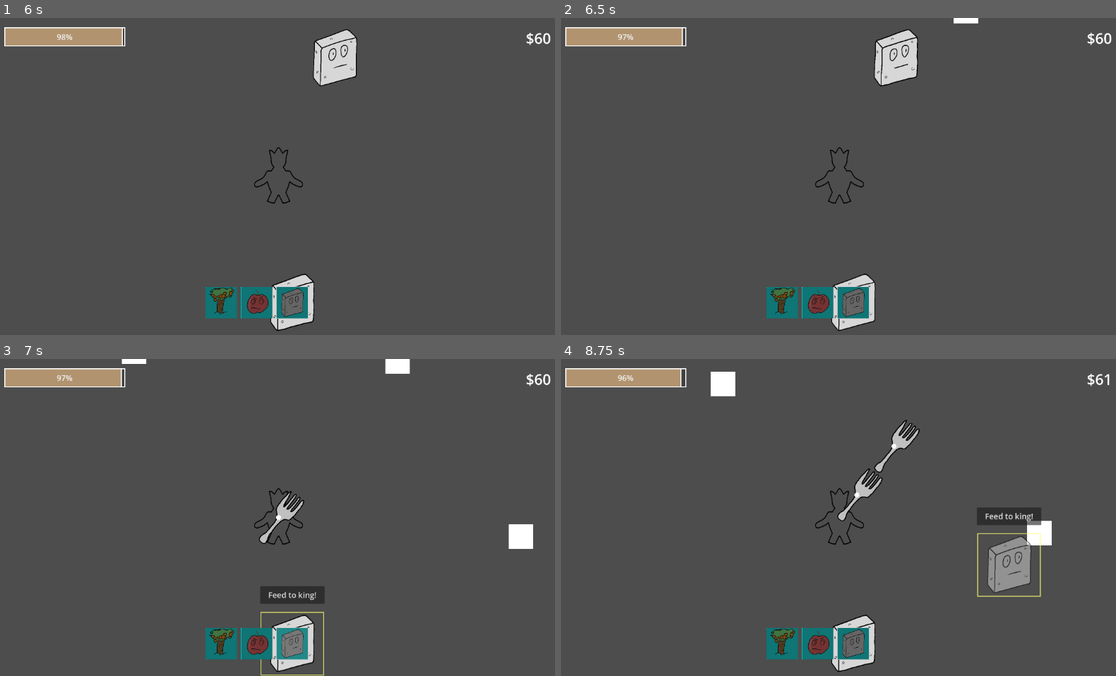
Above: before the commit, frames 1-4 (two rows, left to right).
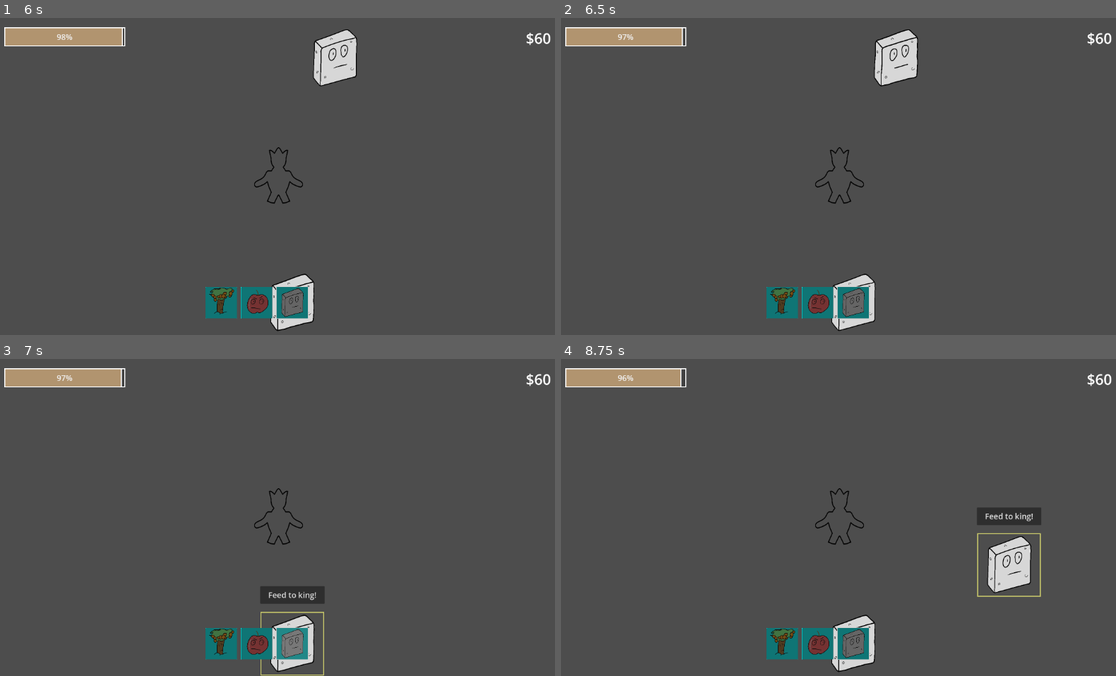
Above: after the commit, the same moments.

Repository: kore4n/wieze
Game: Godot game, scene res://main/universes/Main.tscn
Same seed, same stepped clock (60 frames per second), same inputs: the game is played once before the commit and once after it.
Inputs (mouse positions are in pixels of both pictures, inside the frame that each line leads up to):
- Up to frame 1 (6 s): click (294, 303) at 0.52 s; click (294, 303) at 1.27 s; click (294, 303) at 2.02 s; tap Enter at 2.75 s; drag from (294, 303) to (277, 176) at 2.77 s; drag from (277, 176) to (294, 315) at 3.52 s; click "Feed to king!" at 4.25 s; move the mouse to (333, 106) at 5.02 s; click (333, 106) at 5.17 s; click "Feed to king!" at 5.75 s
- Up to frame 2 (6.5 s): no input
- Up to frame 3 (7 s): drag from (249, 580) to (294, 644) at 6.52 s
- Up to frame 4 (8.75 s): click "Feed to king!" at 7.25 s; move the mouse to (1010, 565) at 8.02 s; click (1010, 565) at 8.17 s

Frame 1 is identical in both runs. In frame 2, less than 0.1% of the frame differs, in the area x 70-76%, y 0-2%; in frame 3, 1.0%; in frame 4, 2.5%, in the area x 26-100%, y 4-74%.

Commit message:
added sfx base

Diff:
--- a/main/audio/audio_manager.gd
+++ b/main/audio/audio_manager.gd
@@ -13,12 +13,15 @@
 	AudioServer.set_bus_volume_linear(music, music_volume)
 	AudioServer.set_bus_volume_linear(sfx, sfx_volume)
 
-func play_sound(stream: AudioStream, parent: Node = self):
+func play_sound(stream: AudioStream, position: Vector2 = Vector2.ZERO):
 	var instance = AudioStreamPlayer2D.new()
+	instance.max_distance = 4000
+	instance.attenuation = 0.4
 	instance.stream = stream
 	instance.finished.connect(_remove_node.bind(instance))
-	instance.bus = sfx
-	parent.add_child(instance)
+	instance.bus = "SFX"
+	add_child(instance)
+	instance.position = position
 	instance.play()
 
 func _remove_node(instance: AudioStreamPlayer2D):
--- a/main/audio/audio_manager.tscn
+++ b/main/audio/audio_manager.tscn
@@ -8,5 +8,4 @@
 
 [node name="MusicPlayer" type="AudioStreamPlayer2D" parent="."]
 stream = ExtResource("2_rolak")
-autoplay = true
 bus = &"Music"
--- a/main/components/health_component.gd
+++ b/main/components/health_component.gd
@@ -2,6 +2,7 @@
 class_name HealthComponent
 
 signal death
+signal hit_taken(damage: int)
 signal knockback_force(direction: Vector2, force: float)
 
 @export var max_health: float
@@ -12,6 +13,8 @@
 	health = max_health
 
 func change_health(change_amount: float):
+	if change_amount < 0:
+		hit_taken.emit(-change_amount)
 	health = min(health + change_amount, max_health)
 	if health <= 0 or is_zero_approx(health):
 		death.emit()
--- a/main/enemies/enemy.gd
+++ b/main/enemies/enemy.gd
@@ -6,6 +6,7 @@
 @export var target_object: Node2D
 @export var speed: int = 100
 @export var damage: int = 1
+@export var hit_sound: AudioStream
 
 var hit_cooldown_timer: Timer
 var knockback_timer: Timer
@@ -57,3 +58,7 @@
 	apply_impulse(direction.normalized() * force)
 	stunned = true
 	knockback_timer.start()
+
+
+func _on_health_component_hit_taken(damage):
+	AudioManager.play_sound(hit_sound, global_position)
--- a/main/enemies/enemy.tscn
+++ b/main/enemies/enemy.tscn
@@ -1,8 +1,14 @@
-[gd_scene load_steps=6 format=3 uid="uid://c43w4y3q3fhh6"]
+[gd_scene load_steps=8 format=3 uid="uid://c43w4y3q3fhh6"]
 
 [ext_resource type="Script" uid="uid://cdmbhu07vde6n" path="res://main/enemies/enemy.gd" id="1_q7old"]
+[ext_resource type="AudioStream" uid="uid://brd8jel4u4kyw" path="res://main/audio/sfx/tomato-squishwet-103934.mp3" id="2_emk4m"]
 [ext_resource type="Script" uid="uid://djrmd5fqhu4fj" path="res://main/addons/primitives2d/rectangle2d.gd" id="2_x8un0"]
 [ext_resource type="PackedScene" uid="uid://gbhvilbri8c" path="res://main/components/health_component.tscn" id="3_rnj73"]
+
+[sub_resource type="AudioStreamRandomizer" id="AudioStreamRandomizer_f73bx"]
+random_pitch = 1.1
+streams_count = 1
+stream_0/stream = ExtResource("2_emk4m")
 
 [sub_resource type="RectangleShape2D" id="RectangleShape2D_q7old"]
 size = Vector2(100, 100)
@@ -16,6 +22,7 @@
 contact_monitor = true
 max_contacts_reported = 1
 script = ExtResource("1_q7old")
+hit_sound = SubResource("AudioStreamRandomizer_f73bx")
 
 [node name="CollisionShape2D" type="CollisionShape2D" parent="."]
 shape = SubResource("RectangleShape2D_q7old")
@@ -30,3 +37,5 @@
 
 [node name="CollisionShape2D" type="CollisionShape2D" parent="HealthComponent"]
 shape = SubResource("RectangleShape2D_emk4m")
+
+[connection signal="hit_taken" from="HealthComponent" to="." method="_on_health_component_hit_taken"]
--- a/main/universes/Main.tscn
+++ b/main/universes/Main.tscn
@@ -35,6 +35,7 @@
 
 [node name="GameManager" parent="." node_paths=PackedStringArray("core") instance=ExtResource("1_1fyd6")]
 core = NodePath("../CoreKing")
+spawn_radius = 3000.0
 starting_money = 80
 
 [node name="HUD" type="CanvasLayer" parent="."]
Not shown, added: main/audio/sfx/big-crunch-2-90138.mp3.import
Not shown, added: main/audio/sfx/landing-on-grass-40650.mp3.import
Not shown, added: main/audio/sfx/tomato-squishwet-103934.mp3.import
Not shown, added: main/audio/sfx/big-crunch-2-90138.mp3
Not shown, added: main/audio/sfx/landing-on-grass-40650.mp3
Not shown, added: main/audio/sfx/tomato-squishwet-103934.mp3
